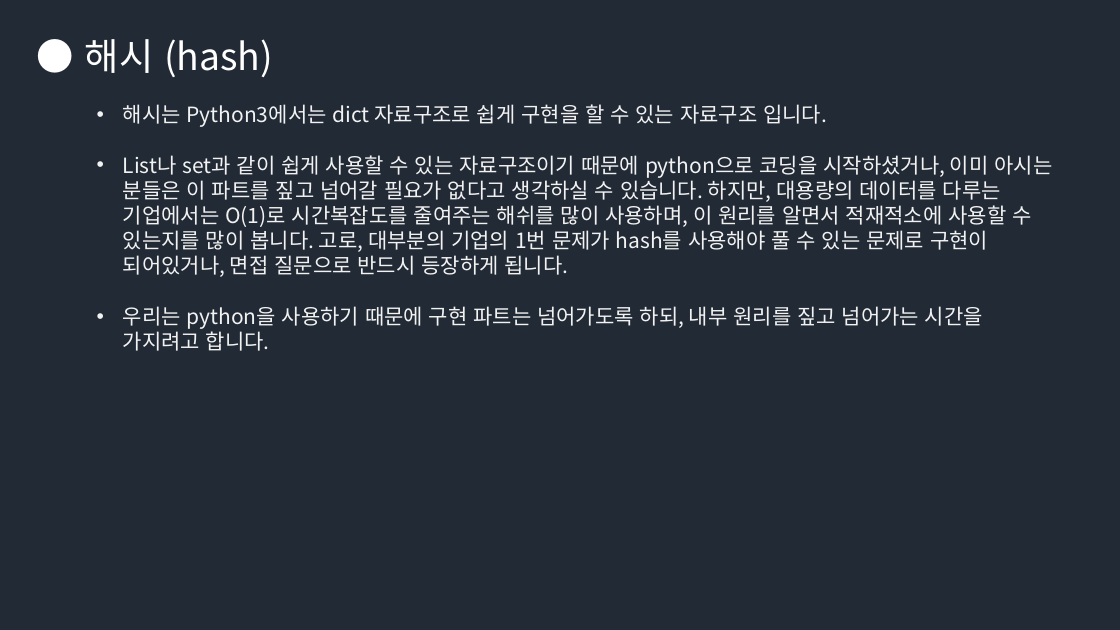
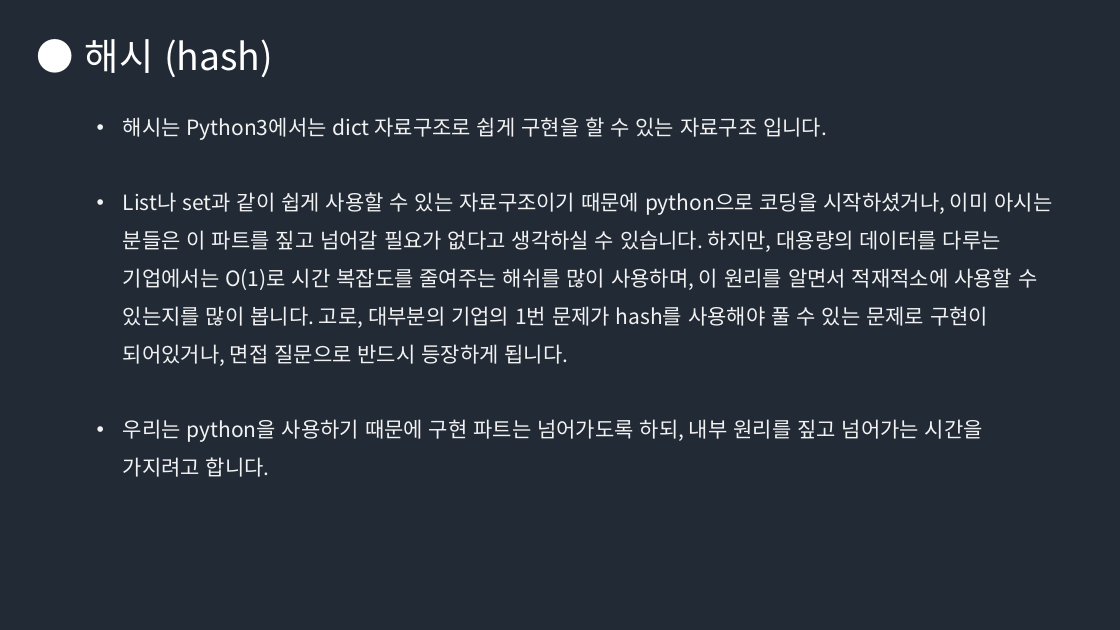
Before and after one commit to Groot-Space/Groot-space.github.io, a slide deck: slide 1 of assets/images/해시/해시.pptx. Drawn at 1120x630 pixels with LibreOffice and Linux fonts; fonts in the diff are those of the drawing. Boxes give left, top, right and bottom in pixels: in the first picture for what was removed or moved away, otherwise in the second. Text is boxed around its words. In the diff, an @@ line names an element or a change of style, - is before the commit and + after.

```diff
--- a/assets/images/해시/해시.pptx
+++ b/assets/images/해시/해시.pptx
@@ text at box(123, 117, 983, 477): line spacing 1 to 1.5 @@
@@ text at box(123, 192, 1052, 366): text changed @@
-• List나 set과 같이 쉽게 사용할 수 있는 자료구조이기 때문에 python으로 코딩을 시작하셨거나, 이미 아시는 분들은 이 파트를 짚고 넘어갈 필요가 없다고 생각하실 수 있습니다. 하지만, 대용량의 데이터를 다루는 기업에서는 O(1)로 시간복잡도를 줄여주는 해쉬를 많이 사용하며, 이 원리를 알면서 적재적소에 사용할 수 있는지를 많이 봅니다. 고로, 대부분의 기업의 1번 문제가 hash를 사용해야 풀 수 있는 문제로 구현이 되어있거나, 면접 질문으로 반드시 등장하게 됩니다.
+• List나 set과 같이 쉽게 사용할 수 있는 자료구조이기 때문에 python으로 코딩을 시작하셨거나, 이미 아시는 분들은 이 파트를 짚고 넘어갈 필요가 없다고 생각하실 수 있습니다. 하지만, 대용량의 데이터를 다루는 기업에서는 O(1)로 시간 복잡도를 줄여주는 해쉬를 많이 사용하며, 이 원리를 알면서 적재적소에 사용할 수 있는지를 많이 봅니다. 고로, 대부분의 기업의 1번 문제가 hash를 사용해야 풀 수 있는 문제로 구현이 되어있거나, 면접 질문으로 반드시 등장하게 됩니다.
```
Also in this commit, not shown: 1 other slide changed, 10 slides added, 2 slides removed.
